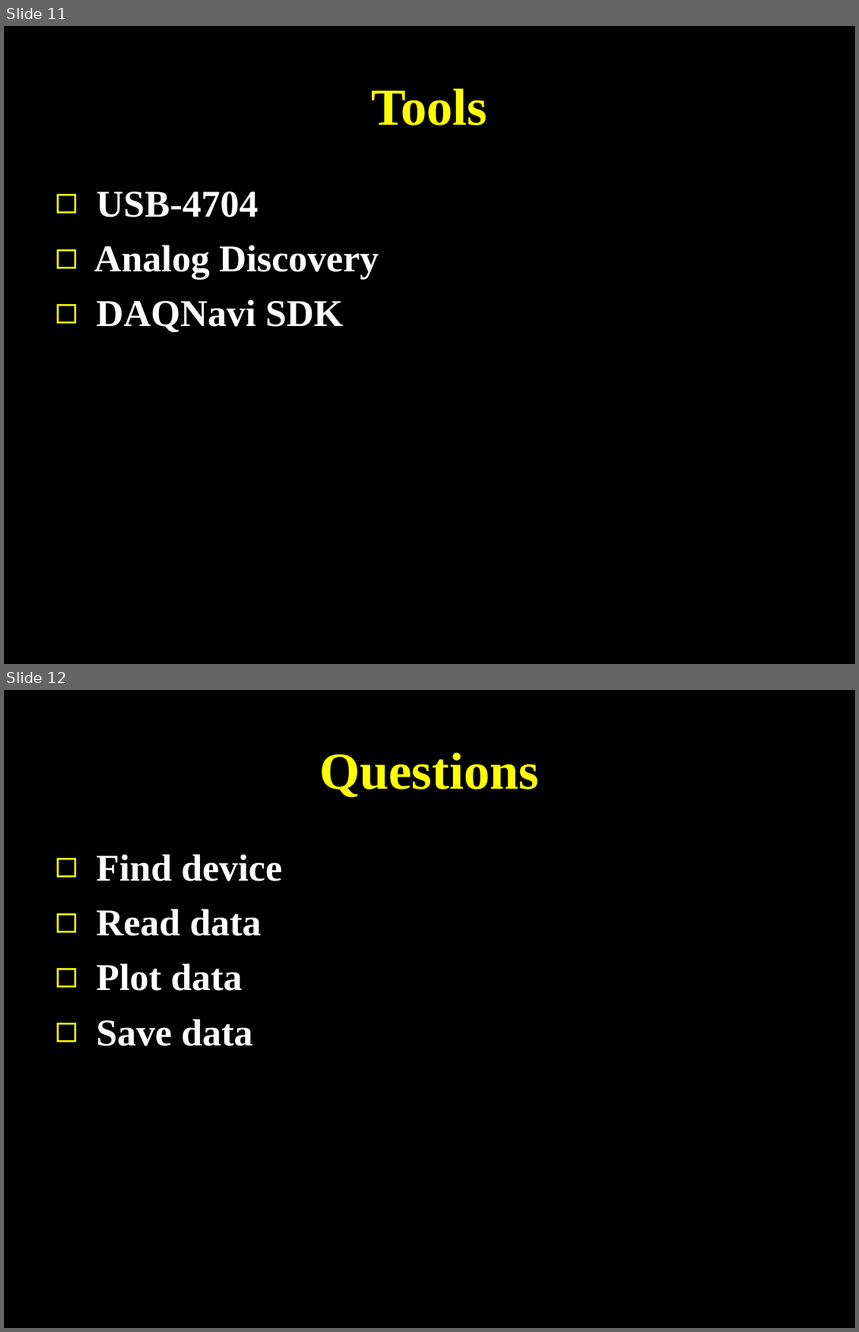
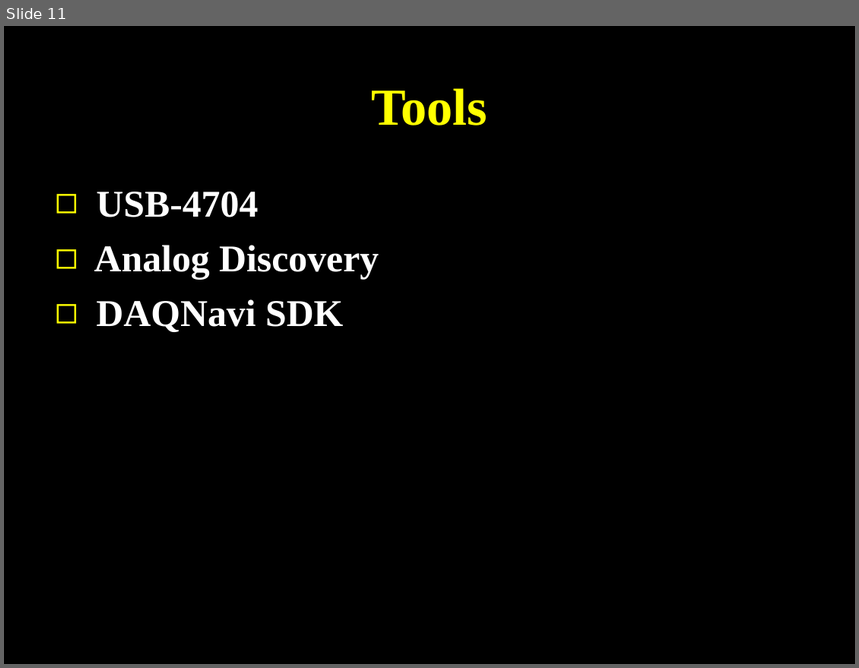
Before and after one commit to SJTUCourse/BI450, a slide deck: Lectures/2016 Fall/Lecture 1/Lecture 1.ppt. Shown one above the other, each under a label of ours: slides 11 and 12 before the commit, slide 11 after it. The pictures are 859x1332 and 859x668 pixels, drawn with LibreOffice and Linux fonts; fonts in the diff are those of the drawing. Boxes give left, top, right and bottom in pixels: in the first picture for what was removed or moved away, otherwise in the second. Text is boxed around its words. In the diff, an @@ line names an element or a change of style, - is before the commit and + after.

```diff
--- a/Lectures/2016 Fall/Lecture 1/Lecture 1.ppt
+++ b/Lectures/2016 Fall/Lecture 1/Lecture 1.ppt
@@ slide 12 removed at [4,690,855,1328], background #000000 @@
@@ title removed at [319,752,539,797] @@
-Questions
@@ text removed at [96,854,282,1046] @@
-◻ Find device
-◻ Read data
-◻ Plot data
-◻ Save data
```
Also in this commit, not shown: 4 other slides removed, 2 other files.
